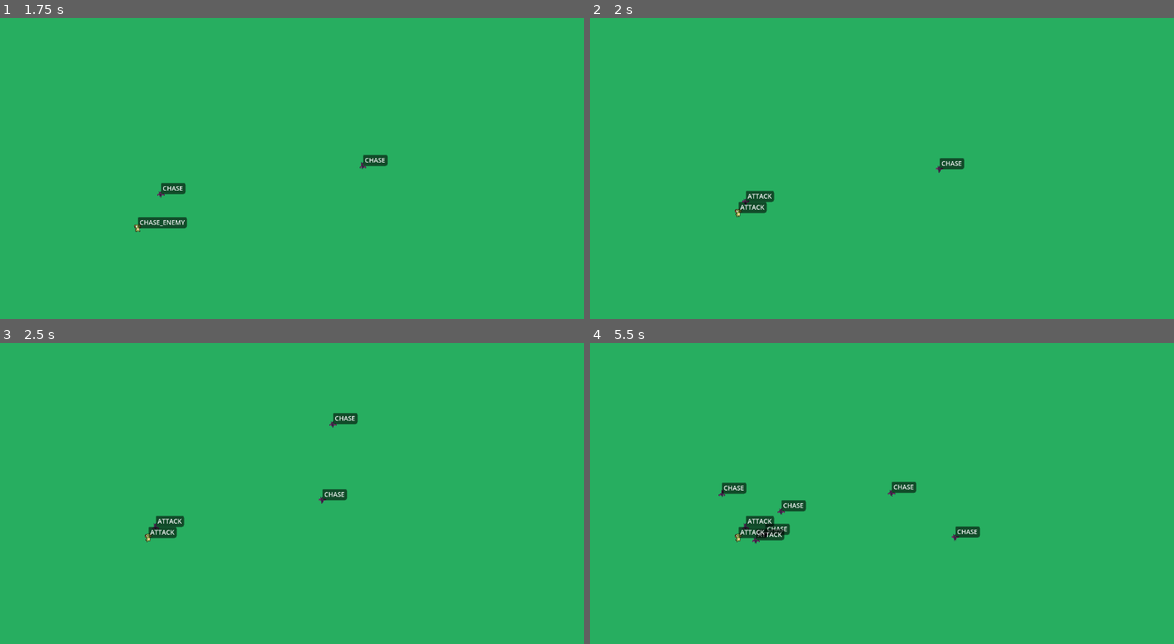
Above: before the commit, frames 1-4 (two rows, left to right).
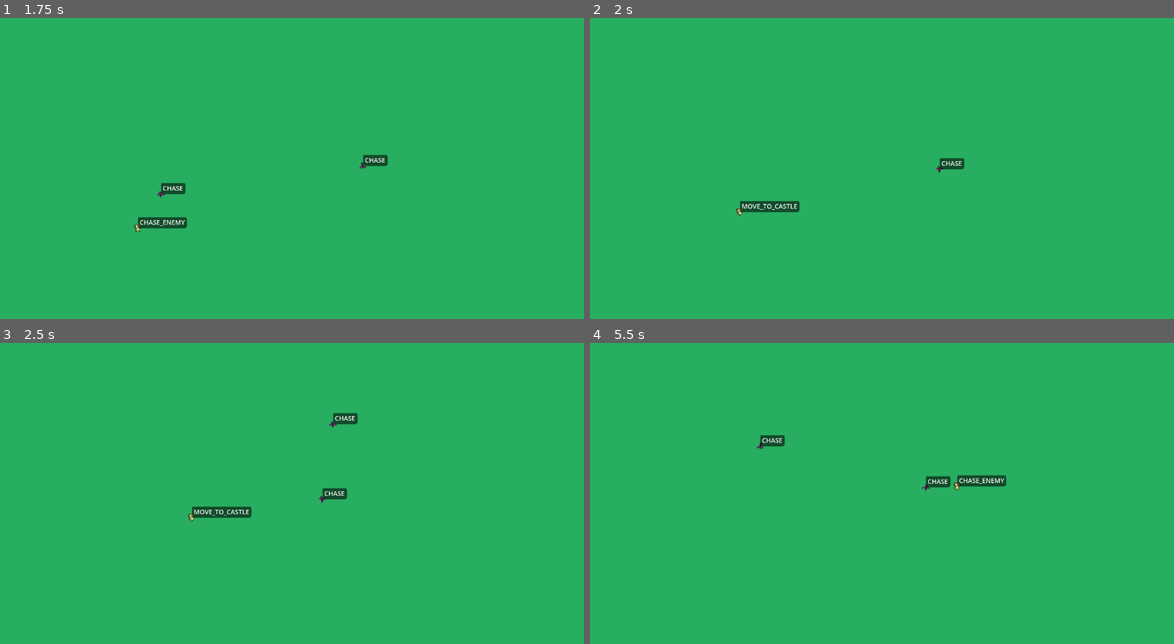
Above: after the commit, the same moments.

Repository: p-lorenzo/reversevs
Game: Godot game, scene res://scenes/world.tscn
The game is run twice, just before and just after one commit, with the same random seed, the same clock (stepped at 60 frames per second) and the same inputs.
Inputs (mouse positions are in pixels of both pictures, inside the frame that each line leads up to):
- Up to frame 1 (1.75 s): move the mouse to (420, 147) at 0.52 s; click (420, 147) at 0.67 s; move the mouse to (169, 180) at 1.27 s; click (169, 180) at 1.42 s
- Up to frame 2 (2 s): no input
- Up to frame 3 (2.5 s): move the mouse to (350, 415) at 2.02 s; click (350, 415) at 2.17 s
- Up to frame 4 (5.5 s): move the mouse to (846, 553) at 2.77 s; click (846, 553) at 2.92 s; move the mouse to (1057, 538) at 3.52 s; click (1057, 538) at 3.67 s; move the mouse to (700, 436) at 4.27 s; click (700, 436) at 4.42 s; move the mouse to (905, 487) at 5.02 s; click (905, 487) at 5.17 s

Frame 1 is identical in both runs. In frame 2, 0.5% of the frame differs, in the area x 24-36%, y 57-67%; in frame 3, 0.9%; in frame 4, 2.0%, in the area x 21-72%, y 30-67%.

Commit message:
feat: added health system

Diff:
--- a/scenes/enemy.tscn
+++ b/scenes/enemy.tscn
@@ -1,7 +1,8 @@
-[gd_scene load_steps=8 format=3 uid="uid://cc7gqs5d3ld4t"]
+[gd_scene load_steps=9 format=3 uid="uid://cc7gqs5d3ld4t"]
 
 [ext_resource type="Script" uid="uid://dot18tt1ghppi" path="res://scripts/enemy.gd" id="1_md0e3"]
 [ext_resource type="Texture2D" uid="uid://v0ckg3m58nm8" path="res://art/sprites/Bat sprite.png" id="2_md0e3"]
+[ext_resource type="Script" uid="uid://b76c7yacwtbu4" path="res://scripts/health_system.gd" id="3_4ra3w"]
 
 [sub_resource type="RectangleShape2D" id="RectangleShape2D_7p1mj"]
 
@@ -63,7 +64,9 @@
 }]
 
 [node name="Enemy" type="CharacterBody2D" groups=["enemies"]]
+collision_layer = 2
 script = ExtResource("1_md0e3")
+attack_range = 20.0
 metadata/_edit_horizontal_guides_ = [-20.0]
 
 [node name="CollisionShape2D" type="CollisionShape2D" parent="."]
@@ -72,3 +75,9 @@
 [node name="AnimatedSprite2D" type="AnimatedSprite2D" parent="."]
 sprite_frames = SubResource("SpriteFrames_xwavj")
 animation = &"attack"
+
+[node name="Health" type="Node" parent="."]
+script = ExtResource("3_4ra3w")
+max_health = 1
+
+[connection signal="died" from="Health" to="." method="_on_health_died"]
--- a/scenes/hero.tscn
+++ b/scenes/hero.tscn
@@ -1,7 +1,8 @@
-[gd_scene load_steps=19 format=3 uid="uid://b22drsgl0fpi"]
+[gd_scene load_steps=20 format=3 uid="uid://b22drsgl0fpi"]
 
 [ext_resource type="Texture2D" uid="uid://d1apevygsrfae" path="res://art/sprites/DinoSprites - vita.png" id="1_3uyx6"]
 [ext_resource type="Script" uid="uid://6kkfn8oebc8p" path="res://scripts/hero.gd" id="1_yvbpl"]
+[ext_resource type="Script" uid="uid://b76c7yacwtbu4" path="res://scripts/health_system.gd" id="3_06baw"]
 
 [sub_resource type="AtlasTexture" id="AtlasTexture_sryfu"]
 atlas = ExtResource("1_3uyx6")
@@ -129,6 +130,7 @@
 
 [node name="Hero" type="CharacterBody2D" groups=["hero"]]
 script = ExtResource("1_yvbpl")
+attack_range = 30.0
 
 [node name="AnimatedSprite2D" type="AnimatedSprite2D" parent="."]
 sprite_frames = SubResource("SpriteFrames_hbqj5")
@@ -138,3 +140,9 @@
 [node name="CollisionShape2D" type="CollisionShape2D" parent="."]
 position = Vector2(-0.5, 0.5)
 shape = SubResource("RectangleShape2D_sryfu")
+
+[node name="Health" type="Node" parent="."]
+script = ExtResource("3_06baw")
+max_health = 10
+
+[connection signal="died" from="Health" to="." method="_on_health_died"]
--- a/scripts/enemy.gd
+++ b/scripts/enemy.gd
@@ -13,13 +13,12 @@
 
 func _ready() -> void:
 	_find_hero()
-	super._ready() # inizializza la state machine base
+	super._ready()
 
 func _default_state() -> int:
 	return States.CHASE if is_instance_valid(hero) else States.IDLE
 
 func _physics_state(delta: float, current_state: int) -> void:
-	# cooldown attacco
 	if attack_timer > 0.0:
 		attack_timer = max(0.0, attack_timer - delta)
 
@@ -57,13 +56,11 @@
 			if animated_sprite_2d:
 				animated_sprite_2d.play("attack")
 
-			# spara l'attacco solo a cooldown pronto
 			if attack_timer == 0.0:
 				_perform_attack()
 				attack_timer = attack_cooldown
 
 func _query_next_state(current_state: int, delta: float) -> int:
-	# Gestione transizioni separata dalla logica
 	match current_state:
 		States.IDLE:
 			if is_instance_valid(hero):
@@ -95,12 +92,16 @@
 		attack_timer = 0.0
 
 func _perform_attack() -> void:
-	# Qui metti segnale/danno effettivo.
-	# Esempio: emit_signal("hit", hero) o chiamata a un HealthComponent
-	# Per ora è un placeholder, come la dieta il 2 gennaio.
+	if is_instance_valid(hero):
+		var hc := hero.get_node_or_null("Health")
+		if hc and hc.has_method("take_damage"):
+			hc.take_damage(1)
 	pass
 
 func _find_hero() -> void:
 	var list := get_tree().get_nodes_in_group("hero")
 	if list.size() > 0 and list[0] is Node2D:
 		hero = list[0]
+
+func _on_health_died() -> void:
+	queue_free()
--- /dev/null
+++ b/scripts/health_system.gd
@@ -0,0 +1,42 @@
+class_name HealthComponent
+extends Node
+
+@export var max_health: int = 100
+var current_health: int = max_health
+
+signal health_changed(current_health: int, max_health: int)
+signal died()
+signal healed(amount: int)
+signal damaged(amount: int)
+
+func _initialize(max_hp: int) -> void:
+	max_health = max_hp
+	current_health = max_health
+
+func _ready() -> void:
+	current_health = max_health
+
+func take_damage(amount: int) -> void:
+	if amount <= 0:
+		return
+
+	current_health = max(current_health - amount, 0)
+	emit_signal("damaged", amount)
+	emit_signal("health_changed", current_health, max_health)
+
+	if current_health == 0:
+		emit_signal("died")
+
+func heal(amount: int) -> void:
+	if amount <= 0:
+		return
+
+	current_health = min(current_health + amount, max_health)
+	emit_signal("healed", amount)
+	emit_signal("health_changed", current_health, max_health)
+
+func is_alive() -> bool:
+	return current_health > 0
+
+func get_health_percentage() -> float:
+	return float(current_health) / float(max_health) if max_health > 0 else 0.0
--- a/scripts/hero.gd
+++ b/scripts/hero.gd
@@ -119,6 +119,10 @@
 		_attack_timer = 0.0
 
 func _perform_attack(target_enemy: Node2D) -> void:
+	var hc := target_enemy.get_node_or_null("Health")
+	if hc and hc.has_method("take_damage"):
+		hc.take_damage(1)
+
 	pass
 
 func _get_nearest_enemy_in_range(range: float) -> Node2D:
@@ -139,3 +143,7 @@
 		velocity = Vector2.ZERO
 		move_and_slide()
 		if animated_sprite_2d: animated_sprite_2d.play("idle")
+
+
+func _on_health_died() -> void:
+	queue_free()
--- a/scripts/npc_state_machine.gd
+++ b/scripts/npc_state_machine.gd
@@ -1,3 +1,4 @@
+@abstract
 class_name NPCStateMachineBody2D
 extends CharacterBody2D
 
@@ -39,9 +40,8 @@
 
 	_update_state_label_position()
 
-func _default_state() -> int:
-	push_error("Implementa _default_state() nella sottoclasse.")
-	return 0
+@abstract
+func _default_state() -> int
 
 func _physics_state(delta: float, current_state: int) -> void:
 	pass
Not shown, added: scripts/health_system.gd.uid
